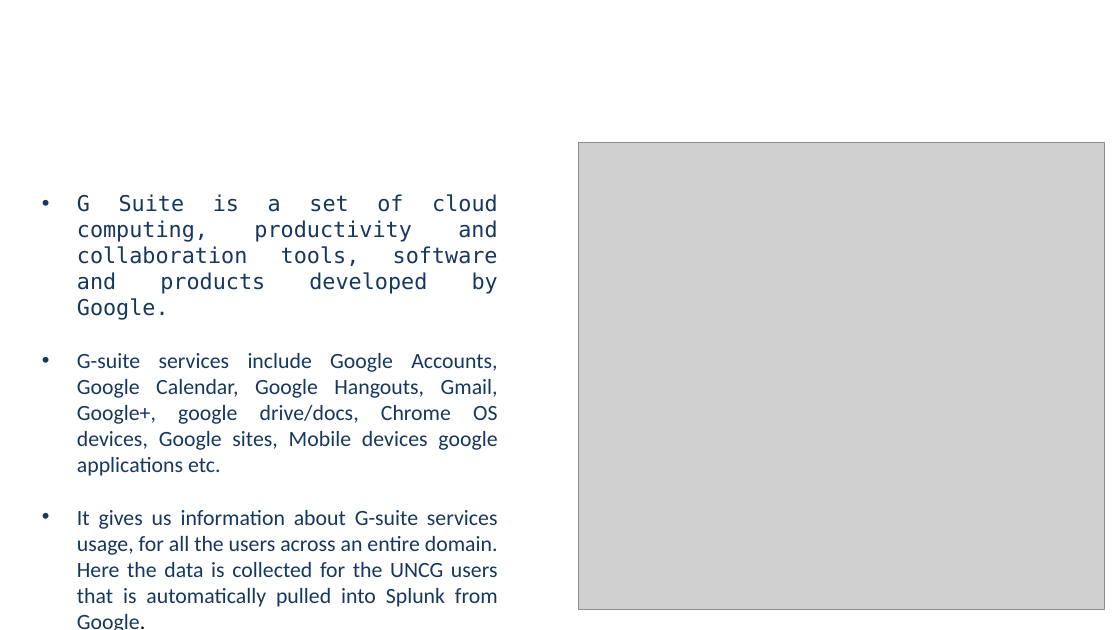
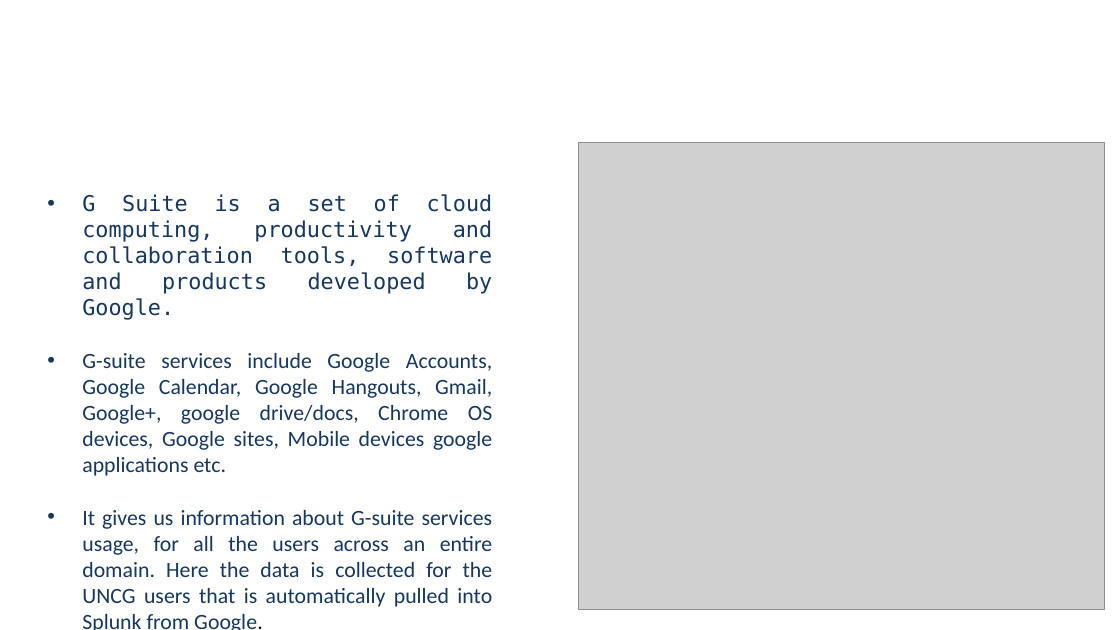
Before and after one commit to UNCG-CSE/G_Suite_Metrics, a slide deck: slide 2 of doc/G-suite review ppt.pptx. Drawn at 1120x630 pixels with LibreOffice and Linux fonts; fonts in the diff are those of the drawing; grey boxes stand for pictures; background and template pictures are left out. Boxes give left, top, right and bottom in pixels: in the first picture for what was removed or moved away, otherwise in the second. Text is boxed around its words. In the diff, an @@ line names an element or a change of style, - is before the commit and + after.

```diff
--- a/doc/G-suite review ppt.pptx
+++ b/doc/G-suite review ppt.pptx
@@ text "G Suite is a set ..." rewrapped from [77, 194, 498, 630] to [82, 194, 493, 630] @@
```
Also in this commit, not shown: 6 other slides changed.
